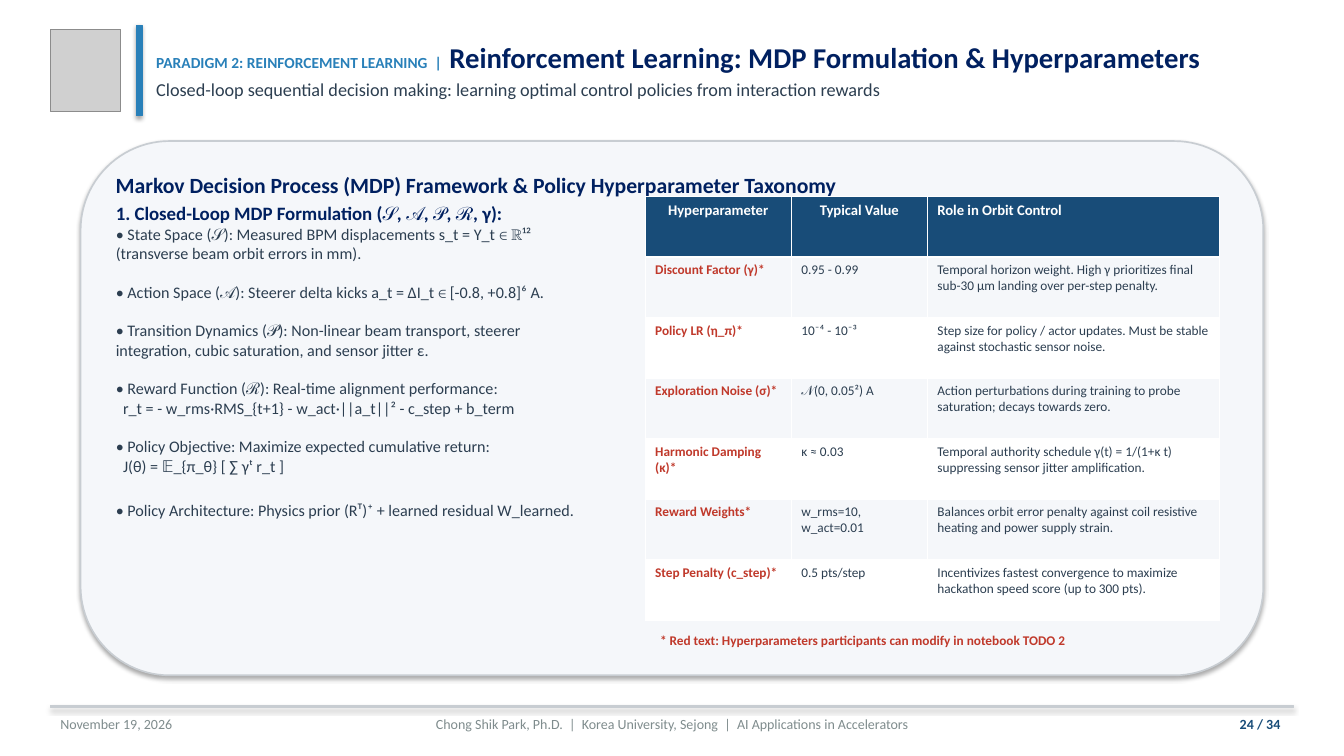
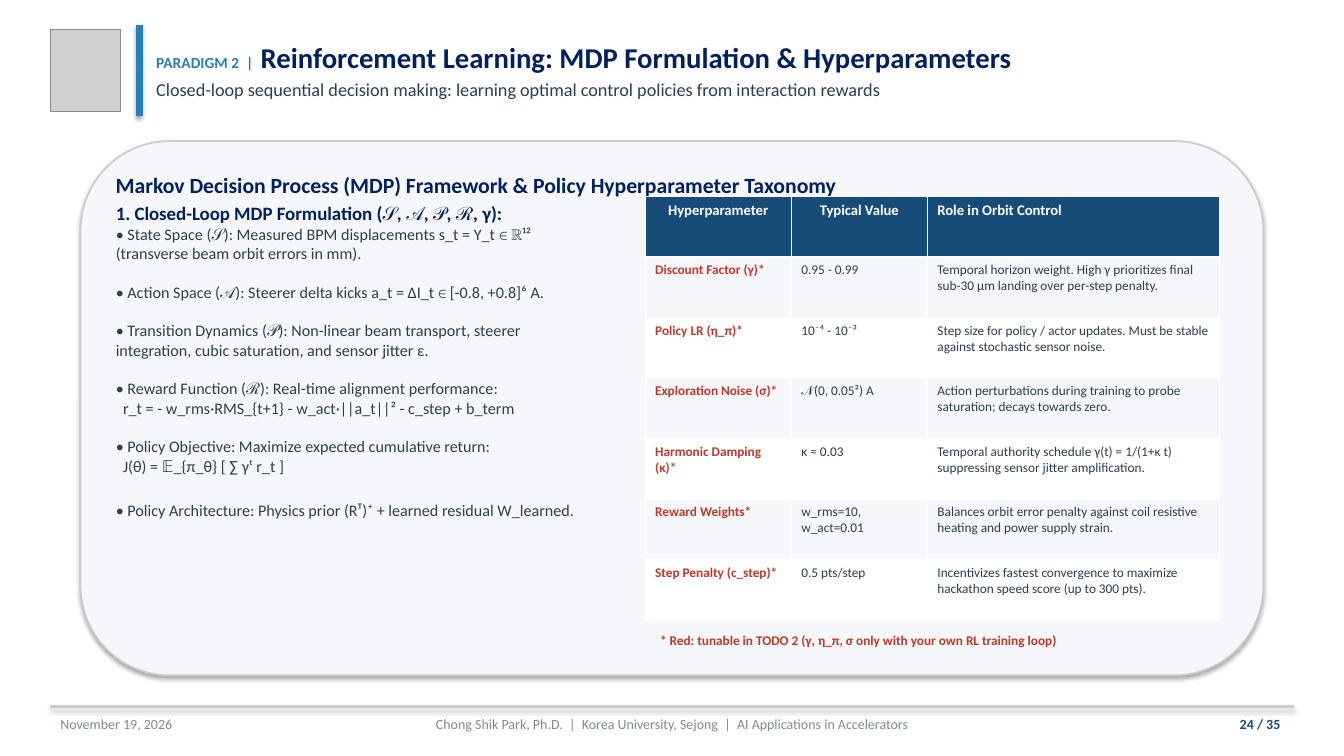
Before and after one commit to cspark7701/ai4acc-mini-hackathon, a slide deck: slide 24 of presentations/Lecture_1_AI_ML_Foundations_and_Control_Slides.pptx. Drawn at 1344x756 pixels with LibreOffice and Linux fonts; fonts in the diff are those of the drawing; grey boxes stand for pictures. Boxes give left, top, right and bottom in pixels: in the first picture for what was removed or moved away, otherwise in the second. Text is boxed around its words. In the diff, an @@ line names an element or a change of style, - is before the commit and + after.

```diff
--- a/presentations/Lecture_1_AI_ML_Foundations_and_Control_Slides.pptx
+++ b/presentations/Lecture_1_AI_ML_Foundations_and_Control_Slides.pptx
@@ text at (156,48,1011,73): text changed @@
-PARADIGM 2: REINFORCEMENT LEARNING | Reinforcement Learning: MDP Formulation & Hyperparameters
+PARADIGM 2 | Reinforcement Learning: MDP Formulation & Hyperparameters
@@ text at (670,635,1057,648): text changed @@
-* Red text: Hyperparameters participants can modify in notebook TODO 2
+* Red: tunable in TODO 2 (γ, η_π, σ only with your own RL training loop)
@@ text at (1240,720,1280,729): text changed @@
-24 / 34
+24 / 35
```
Also in this commit, not shown: 34 other slides changed, 6 other files.
